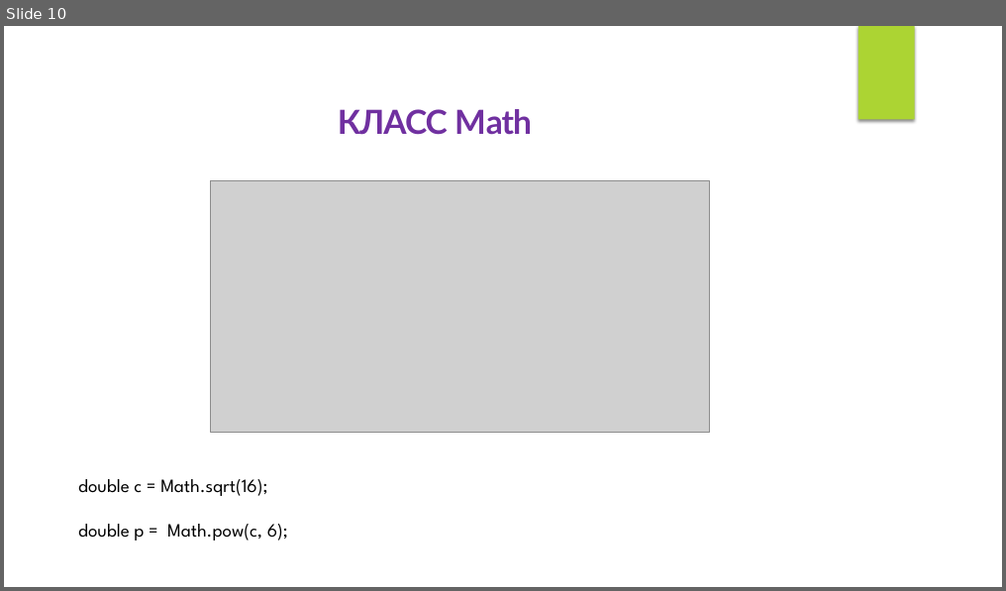
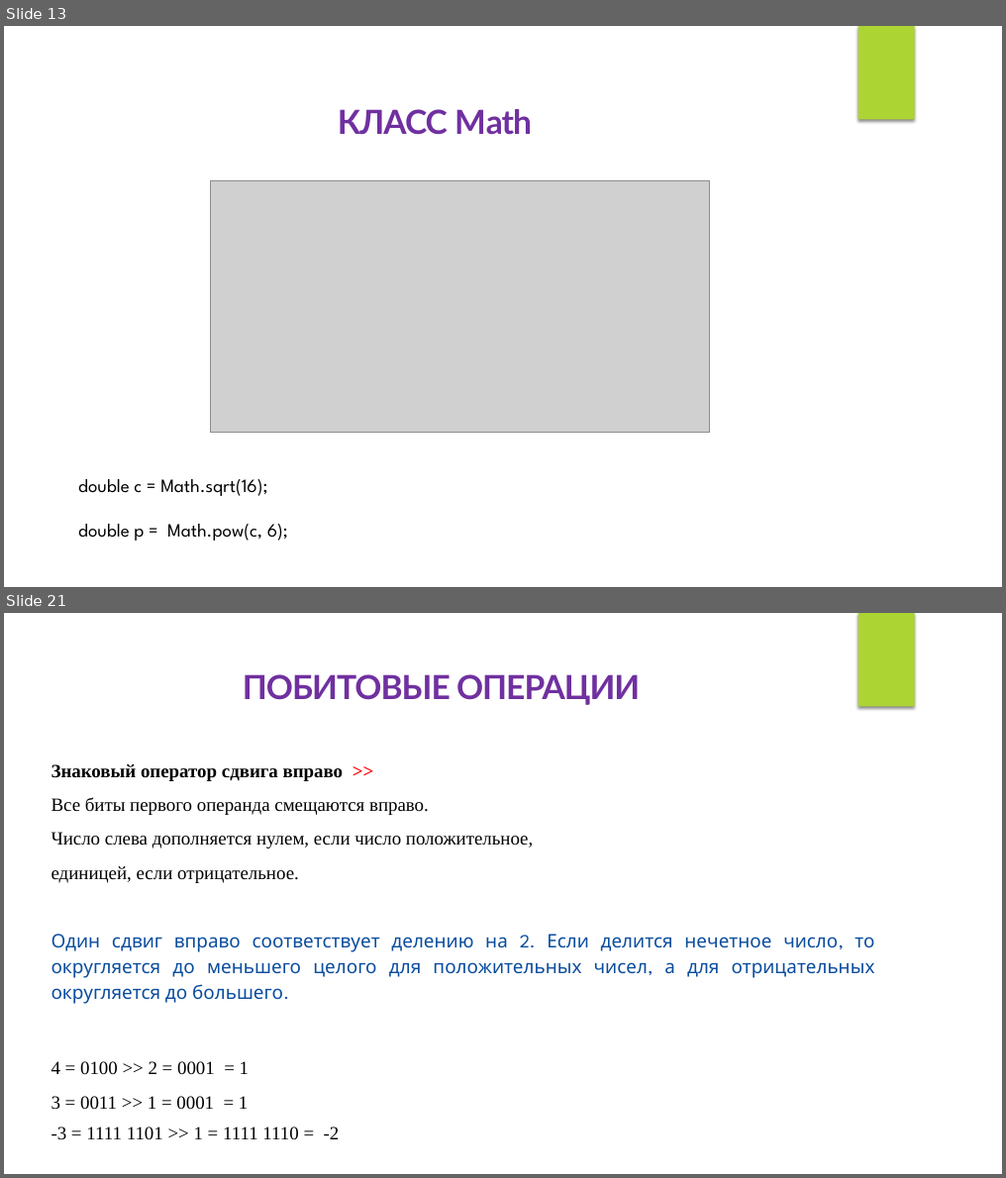
Before and after one commit to IriEfremova/LessonsCube, a slide deck: Samsung/Lesson3/Operation.pptx. Shown one above the other, each under a label of ours: slide 10 before the commit, slides 13 and 21 after it; the slides between them are not shown. The pictures are 1006x591 and 1006x1178 pixels, drawn with LibreOffice and Linux fonts; fonts in the diff are those of the drawing; grey boxes stand for pictures. Boxes give left, top, right and bottom in pixels: in the first picture for what was removed or moved away, otherwise in the second. Text is boxed around its words. In the diff, an @@ line names an element or a change of style, - is before the commit and + after.

```diff
--- a/Samsung/Lesson3/Operation.pptx
+++ b/Samsung/Lesson3/Operation.pptx
@@ slide 21 added at (x1=4, y1=613, x2=1002, y2=1174), background #FFFFFF; not listed: 1 template element that a slide beside it also shows @@
@@ text added at (x1=243, y1=674, x2=640, y2=705), 32 pt, text #7030A0, bold @@
+ПОБИТОВЫЕ ОПЕРАЦИИ
@@ text added at (x1=52, y1=764, x2=875, y2=1004), 18 pt, text #0A4D9E @@
+Знаковый оператор сдвига вправо >>
+Все биты первого операнда смещаются вправо.
+Число слева дополняется нулем, если число положительное,
+единицей, если отрицательное.
+Один сдвиг вправо соответствует делению на 2. Если делится нечетное число, то округляется до меньшего целого для положительных чисел, а для отрицательных округляется до большего.
@@ text added at (x1=52, y1=1061, x2=340, y2=1141), 18 pt, text #000000 @@
+4 = 0100 >> 2 = 0001 = 1
+3 = 0011 >> 1 = 0001 = 1
+-3 = 1111 1101 >> 1 = 1111 1110 = -2
@@ what was slide 10 is now slide 13 @@
```
Also in this commit, not shown: 1 slide changed, 15 other slides added, 12 slides removed, 1 other file.
